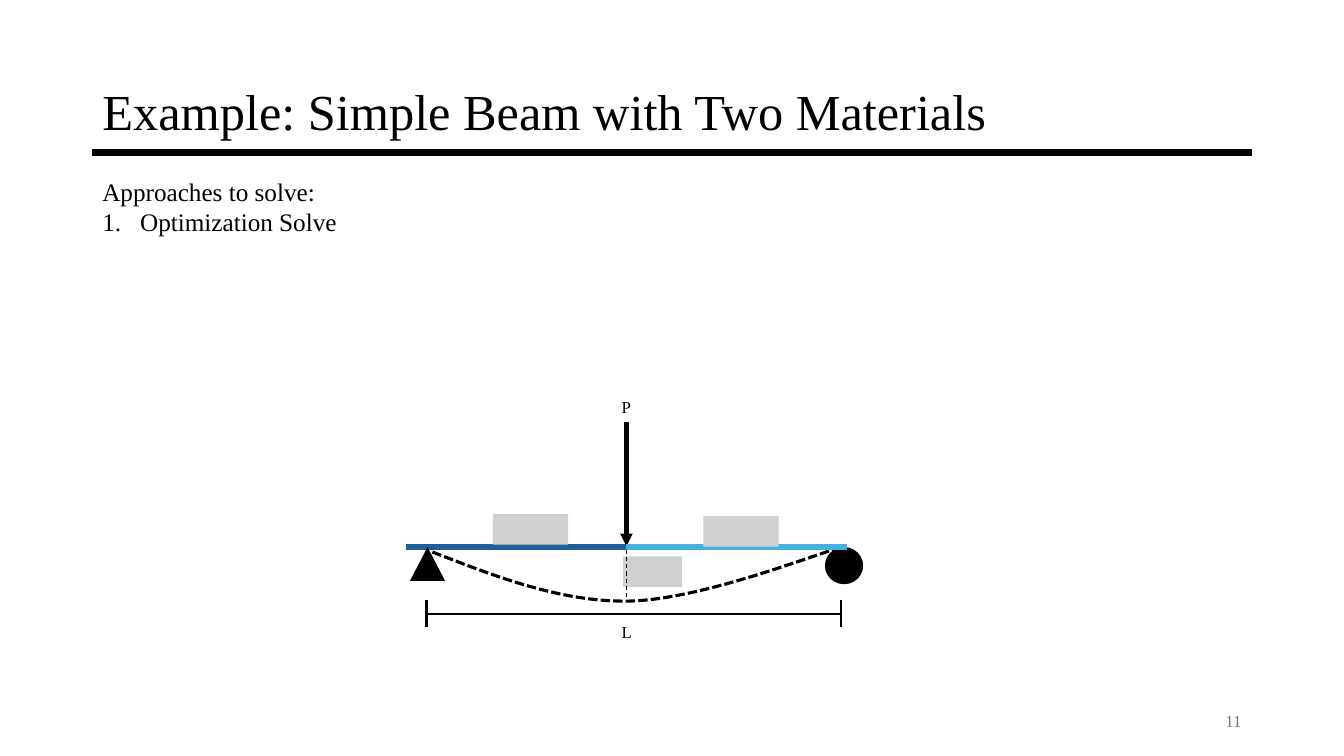
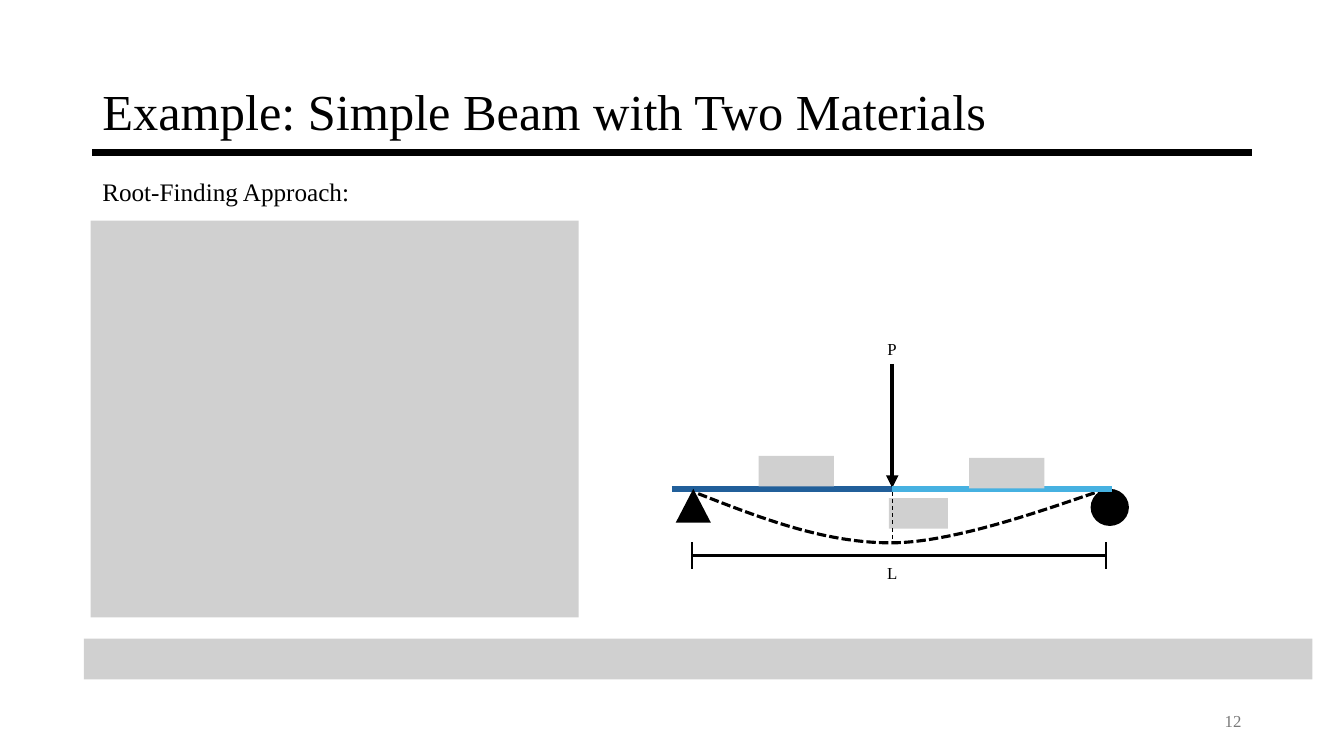
Before and after one commit to jyarch/inverse-mechanics-course, a slide deck: slide 12 of 0-Introduction/0-Introduction.pptx (slide 11 before the commit). Drawn at 1344x756 pixels with LibreOffice and Linux fonts; fonts in the diff are those of the drawing; grey boxes stand for pictures. Boxes give left, top, right and bottom in pixels: in the first picture for what was removed or moved away, otherwise in the second. Text is boxed around its words. In the diff, an @@ line names an element or a change of style, - is before the commit and + after.

Commit message:
Update 0-Introduction.pptx
Update definitions and examples for clarity and conciseness

```diff
--- a/0-Introduction/0-Introduction.pptx
+++ b/0-Introduction/0-Introduction.pptx
@@ text at [102, 183, 349, 207]: text changed @@
-Approaches to solve:
-1. Optimization Solve
+Root-Finding Approach:
@@ picture added at [91, 221, 579, 618] @@
@@ 5 lines, 3 pictures, 1 text, 1 ellipse, 1 triangle, 1 arrow: place and size @@
-5 lines, 3 pictures, 1 text, 1 ellipse, 1 triangle, 1 arrow at [406, 422, 863, 638]
+5 lines, 3 pictures, 1 text, 1 ellipse, 1 triangle, 1 arrow at [673, 364, 1129, 579]
@@ 1 text, 1 freeform shape, 1 line: place and size @@
-1 text, 1 freeform shape, 1 line at [433, 402, 833, 601]
+1 text, 1 freeform shape, 1 line at [699, 344, 1099, 543]
@@ picture added at [84, 639, 1313, 680] @@
@@ page number at [1225, 716, 1242, 727]: text changed @@
-11
+12
```
Also in this commit, not shown: 6 other slides changed, 2 slides added, 1 slide removed.
